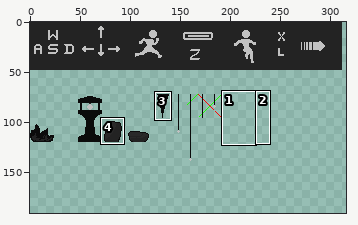
Two versions of one pixel-art file, Assets/sprites/TILES/Objects.ase. The picture above shows the old version from afar; the outline marks the close-up.
Close-up. Old version:
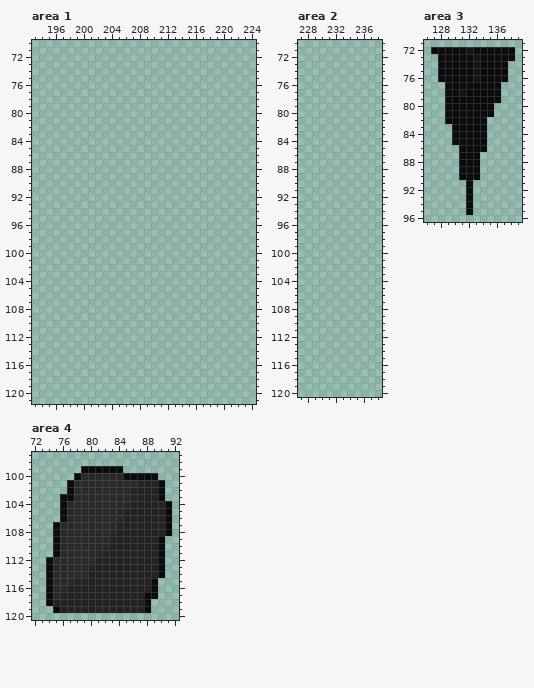
480x480 pixels, 1 frame. Colours within 5 levels of each other are drawn and written as one. Shown: area 1: x 193..224, y 70..121; area 2: x 227..238, y 70..120; area 3: x 126..139, y 71..96; area 4: x 72..92, y 97..120. The wide view leaves out empty margins. The commit also changed other parts of the picture, which this record leaves out.
Once edited:
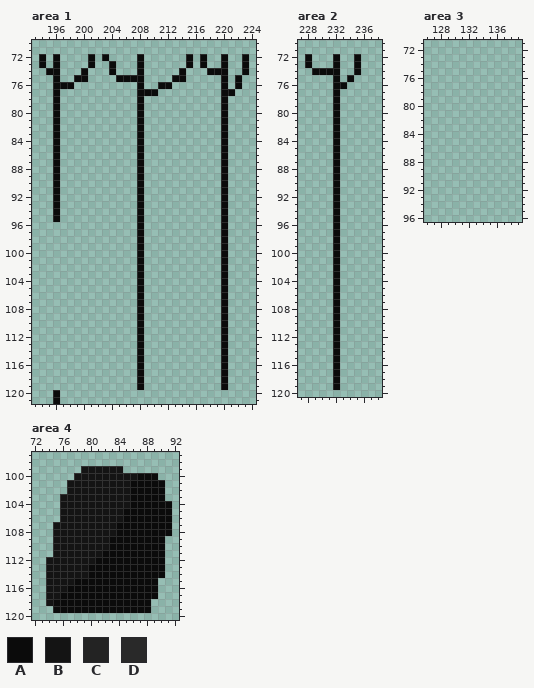
Palette (. is transparent): A #0b0b0b  B #141414  C #232323  D #292929
From old to new:
Area 1:
Colour A now appears in row 72 at x 194, 196, 201, 203, 208, 215, 217, 220 and 223; in row 73 at x 194, 196, 201, 204, 208, 215, 217, 220 and 223; in row 74 at x 195 to 196, 200, 204, 208, 214, 218 to 220 and 223; in row 75 at x 196, 199 to 200, 205 to 208, 213 to 214, 220 and 222; in row 76 at x 196 to 198, 208, 211 to 212, 220 and 222; in row 77 at x 196, 208 to 210 and 220 to 221.
Colour A now appears in rows 78 to 95 at x 196, 208 and 220; in rows 96 to 119 at x 208 and 220; in rows 120 to 121 at x 196.
Area 2:
Colour A now appears in rows 72 to 73 at x 228, 232 and 235; in row 74 at x 229 to 232 and 235; in row 75 at x 232 and 234; in row 76 at x 232 to 233; in rows 77 to 119 at x 232.
Area 3:
The author cleared colour A in row 72 at x 127 to 131 and 133 to 138; in row 73 at x 128 to 132 and 134 to 138; in rows 74 to 76 at x 128 to 132 and 134 to 137; in row 77 at x 129 to 136; in row 78 at x 129 to 130 and 132 to 136; in row 79 at x 129 to 136.
The author cleared colour A in rows 80 to 81 at x 129 to 135; in row 82 at x 129 to 134; in rows 83 to 85 at x 130 to 134; in row 86 at x 131 to 134; in rows 87 to 90 at x 131 to 133; in rows 91 to 95 at x 132.
The author cleared colour B in row 72 at x 132; in rows 73 to 76 at x 133; in row 78 at x 131.
Area 4:
The author changed colour C to colour A in row 101 at x 87 to 89; in rows 102 to 103 at x 86 to 89; in row 104 at x 86 to 90; in rows 105 to 106 at x 85 to 90; in rows 107 to 108 at x 84 to 90; in rows 109 to 110 at x 83 to 89.
The author changed colour C to colour A in row 111 at x 82 to 89; in row 112 at x 81 to 89; in rows 113 to 114 at x 80 to 89; in row 115 at x 78 to 88; in row 116 at x 77 to 88; in row 117 at x 76 to 87.
The author changed colour C to colour A in row 118 at x 75 to 87; in row 119 at x 76 to 87.
The author changed colour D to colour A in row 101 at x 86.
The author changed colour A to colour B in row 99 at x 79 to 84; in row 100 at x 78 and 85 to 86; in rows 101 to 102 at x 77; in row 103 at x 76 to 77; in rows 104 to 106 at x 76; in rows 107 to 111 at x 75.
The author changed colour A to colour B in rows 112 to 118 at x 74.
The author changed colour D to colour B in row 100 at x 79 to 84; in rows 101 to 103 at x 78 to 85; in row 104 at x 77 to 85; in rows 105 to 106 at x 77 to 84; in rows 107 to 108 at x 76 to 83; in rows 109 to 110 at x 76 to 82.
The author changed colour D to colour B in row 111 at x 76 to 81; in row 112 at x 75 to 80; in rows 113 to 114 at x 75 to 79; in row 115 at x 75 to 77; in row 116 at x 75 to 76; in row 117 at x 75.
